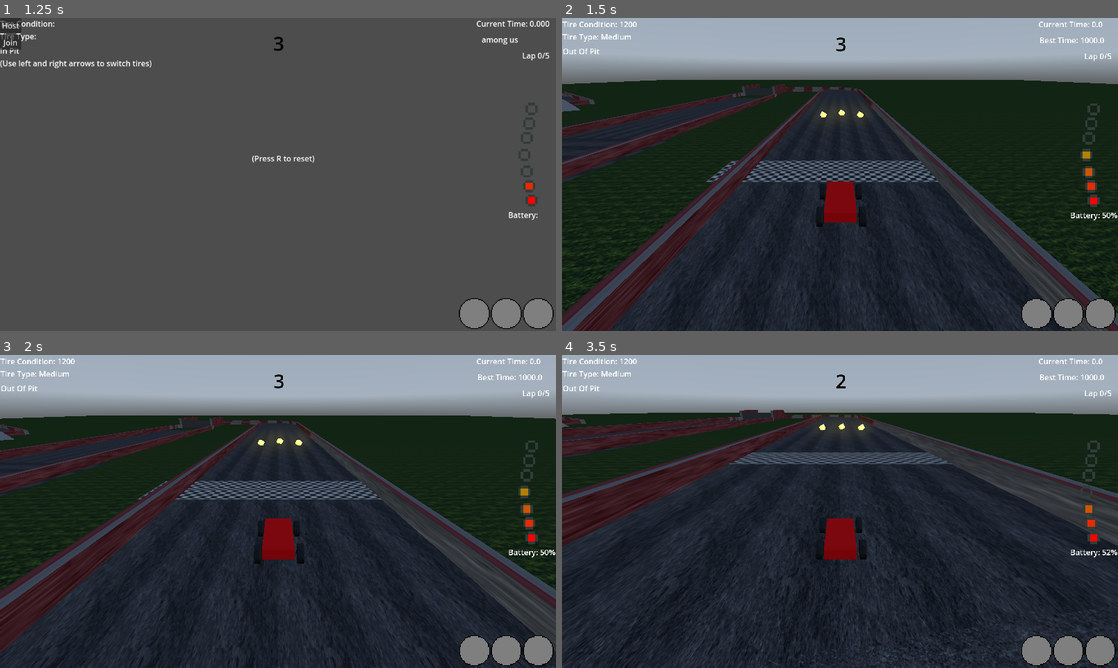
Above: before the commit, frames 1-4 (two rows, left to right).
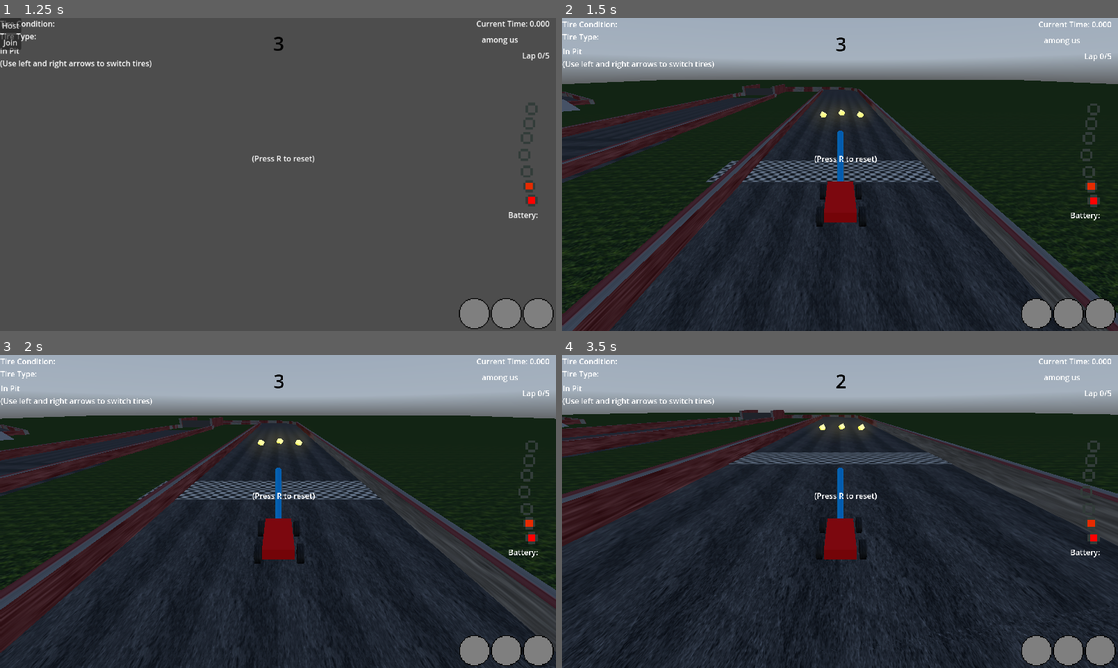
Above: after the commit, the same moments.

Repository: USERDOT1/partyRacers
Game: Godot game, scene res://game.tscn
The game is run twice, just before and just after one commit, with the same random seed, the same clock (stepped at 60 frames per second) and the same inputs. A sky picture missing from this copy of the repository is replaced by a grey-blue gradient.
Inputs:
- Up to frame 1 (1.25 s): tap R (Flip) at 0.5 s; hold D (turnRight) from 0.53 s (still down); tap Space (usePowerup) at 0.6 s
- Up to frame 2 (1.5 s): release D (turnRight) at 1.25 s; click "Host" at 1.25 s
- Up to frame 3 (2 s): no input
- Up to frame 4 (3.5 s): tap R (Flip) at 2, 2.1, 2.75 s; hold Down (ChangeBatteryDown) 2.03-2.78 s; tap Space (usePowerup) at 2.3, 3.05 s; hold D (turnRight) from 2.78 s (still down); tap S (break) at 2.85 s

Frame 1 is identical in both runs. In frame 2, 0.8% of the frame differs, in the area x 0-100%, y 1-64%; in frame 3, 0.8%; in frame 4, 1.2%, in the area x 0-100%, y 1-100%.
Error after the commit: Parse Error: Member "contact_monitor" redefined (original in native class 'VehicleBody3D') (res://kart/kart.gd:27)

Commit message:
Started adding freeze powerup
NOT DONE

Diff:
--- a/kart/kart.gd
+++ b/kart/kart.gd
@@ -11,7 +11,7 @@
 var tireList = ["Soft", "Medium", "Hard"]
 var tireIndex = 1
 
-@export var itemList = ["Boost","Phase"]
+@export var itemList = ["Boost","Phase", "Freeze"]
 
 var softDegDiv = 10
 var mediumDegDiv = 30 #Medium Tire Degs 3x Slower than soft
@@ -24,7 +24,7 @@
 
 var phazed = false
 
-
+var contact_monitor = false #for freeze detection
 
 var bonus = 1
 
@@ -57,7 +57,8 @@
 var phaseDistance = 30
 
 func _ready() -> void:
-
+	$freezeBeam.visible = true
+	$freezeBeam/Area3D/CollisionShape3D.disabled = false
 	tireType = tireList[tireIndex]
 	GlobalVars.hud.spending = spendingType
 	#Setting wheel friction to a variable
@@ -236,6 +237,10 @@
 			visible = true
 		ourItems.remove_at(0)
 
+		if ourItems[0] == "Freeze":
+			$freezeBeam.visible = true
+			$freezeBeam/Area3D/CollisionShape3D.disabled = false
+
 
 
 func areaEntered(area: Area3D) -> void:
--- a/kart/kart.tscn
+++ b/kart/kart.tscn
@@ -57,9 +57,23 @@
 properties/1/spawn = true
 properties/1/replication_mode = 1
 
+[sub_resource type="StandardMaterial3D" id="StandardMaterial3D_lt3ne"]
+albedo_color = Color(0, 0.65098, 1, 1)
+
+[sub_resource type="CylinderMesh" id="CylinderMesh_lt3ne"]
+material = SubResource("StandardMaterial3D_lt3ne")
+top_radius = 0.25
+height = 15.0
+
+[sub_resource type="CylinderShape3D" id="CylinderShape3D_lt3ne"]
+height = 14.7246
+
 [node name="Kart" type="VehicleBody3D"]
 script = ExtResource("1_souiu")
+baseEnginePower = null
 turnSpeed = 1
+tireCondition = null
+itemList = null
 
 [node name="CarBody" type="MeshInstance3D" parent="."]
 mesh = SubResource("BoxMesh_782t0")
@@ -134,5 +148,15 @@
 [node name="MultiplayerSynchronizer" type="MultiplayerSynchronizer" parent="."]
 replication_config = SubResource("SceneReplicationConfig_bv6v8")
 
+[node name="freezeBeam" type="MeshInstance3D" parent="."]
+transform = Transform3D(0.5, 0, 0, 0, -0.000689409, 0.5, 0, -0.5, -0.000689409, 0, 0, 4.70471)
+mesh = SubResource("CylinderMesh_lt3ne")
+
+[node name="Area3D" type="Area3D" parent="freezeBeam"]
+
+[node name="CollisionShape3D" type="CollisionShape3D" parent="freezeBeam/Area3D"]
+transform = Transform3D(1, 0, 0, 0, 1, 0, 0, 0, 1, 0, -0.171876, -1.86265e-09)
+shape = SubResource("CylinderShape3D_lt3ne")
+
 [connection signal="area_entered" from="Area3D" to="." method="areaEntered"]
 [connection signal="area_exited" from="Area3D" to="." method="_on_area_3d_area_exited"]
Not shown: 1 places in kart/kart.tscn that only renumber resources
